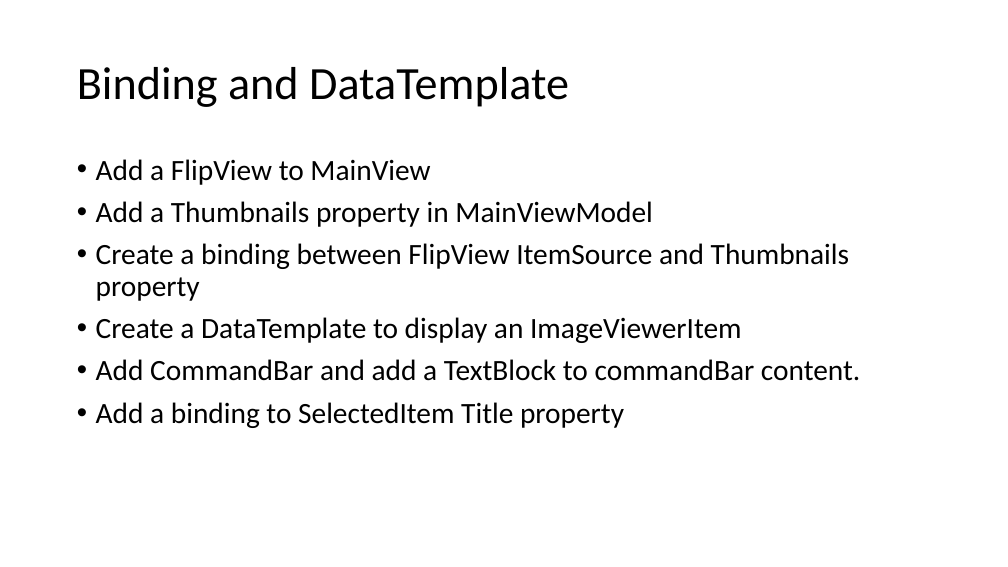
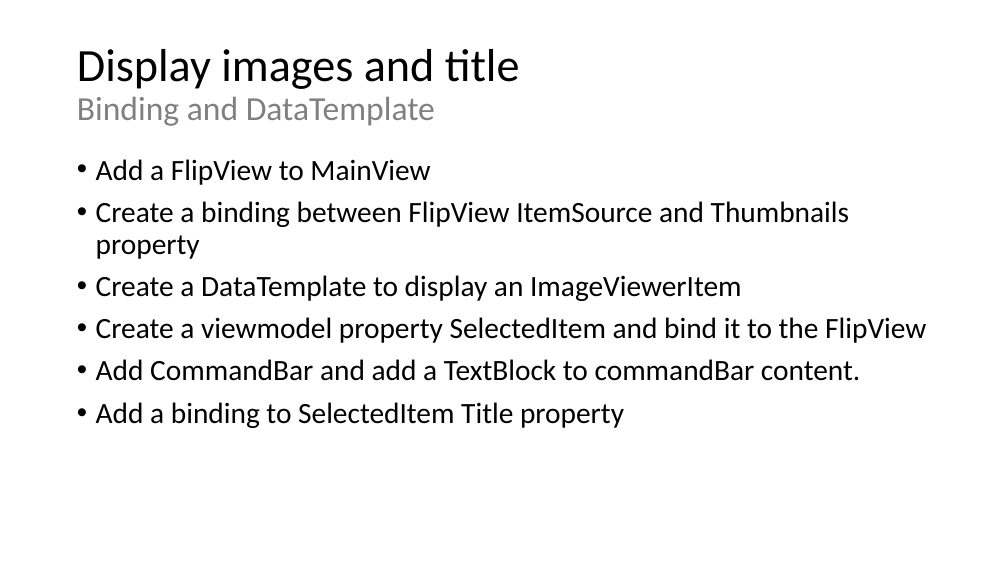
Before and after one commit to Cenito/PhotosLight, a slide deck: slide 4 of Documentation/PhotosLight-Hands-on-Labb.pptx (slide 2 before the commit). Drawn at 1008x567 pixels with LibreOffice and Linux fonts; fonts in the diff are those of the drawing. Boxes give left, top, right and bottom in pixels: in the first picture for what was removed or moved away, otherwise in the second. Text is boxed around its words. In the diff, an @@ line names an element or a change of style, - is before the commit and + after.

```diff
--- a/Documentation/PhotosLight-Hands-on-Labb.pptx
+++ b/Documentation/PhotosLight-Hands-on-Labb.pptx
@@ title at box(77, 49, 520, 126): text changed; size 44 to 32 pt; text colour #000000 to #808080 @@
-Binding and DataTemplate
+Display images and title
+Binding and DataTemplate
@@ text at box(96, 201, 652, 227): paragraph removed @@
-• Add a Thumbnails property in MainViewModel
@@ text at box(96, 317, 926, 343): paragraph added @@
+• Create a viewmodel property SelectedItem and bind it to the FlipView
```
Also in this commit, not shown: 3 other slides changed, 2 slides added, 1 slide removed.
